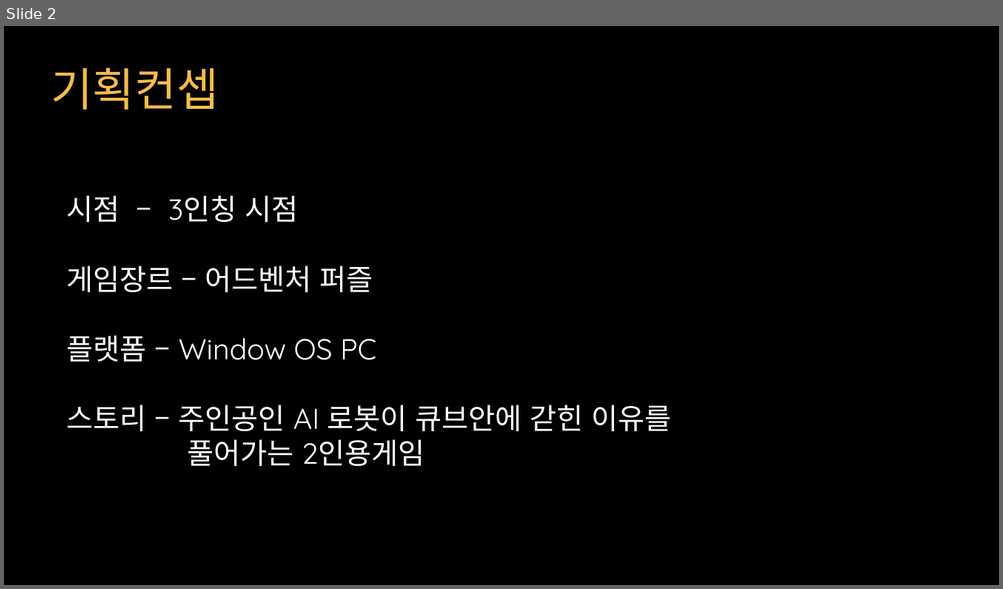
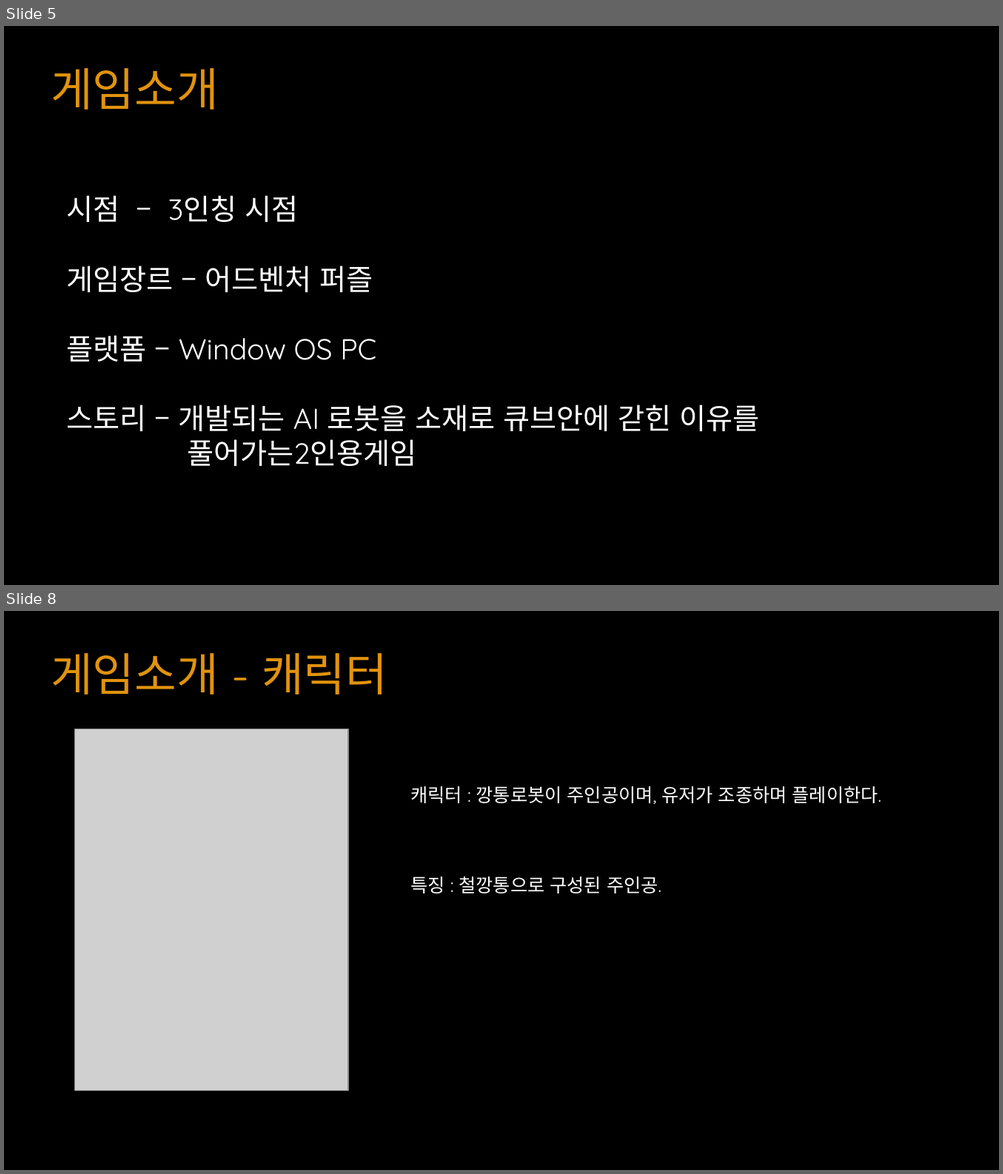
Before and after one commit to YKTeam/Room503, a slide deck: Document/Escape Cube(가제) ppt.pptx. Shown one above the other, each under a label of ours: slide 2 before the commit, slides 5 and 8 after it; the slides between them are not shown. The pictures are 1003x589 and 1003x1174 pixels, drawn with LibreOffice and Linux fonts; fonts in the diff are those of the drawing; grey boxes stand for pictures. Boxes give left, top, right and bottom in pixels: in the first picture for what was removed or moved away, otherwise in the second. Text is boxed around its words. In the diff, an @@ line names an element or a change of style, - is before the commit and + after.

```diff
--- a/Document/Escape Cube(가제) ppt.pptx
+++ b/Document/Escape Cube(가제) ppt.pptx
@@ slide 8 added at (x1=4, y1=611, x2=999, y2=1170), background #000000 @@
@@ text added at (x1=51, y1=653, x2=387, y2=695), 44 pt, text #E1930E @@
+게임소개 - 캐릭터
@@ picture added at (x1=74, y1=729, x2=348, y2=1091) @@
@@ text added at (x1=411, y1=786, x2=881, y2=804), 18 pt, text #FFFFFF @@
+캐릭터 : 깡통로봇이 주인공이며, 유저가 조종하며 플레이한다.
@@ text added at (x1=411, y1=877, x2=661, y2=894), 18 pt, text #FFFFFF @@
+특징 : 철깡통으로 구성된 주인공.
@@ what was slide 2 is now slide 5 @@
@@ slide 5 changed as well @@
@@ text at (x1=51, y1=68, x2=219, y2=110): text changed; text colour #F5BC4B to #E1930E @@
-기획컨셉
+게임소개
@@ text at (x1=67, y1=405, x2=760, y2=466): text changed @@
-스토리 – 주인공인 AI 로봇이 큐브안에 갇힌 이유를
-풀어가는 2인용게임
+스토리 – 개발되는 AI 로봇을 소재로 큐브안에 갇힌 이유를
+풀어가는2인용게임
```
Also in this commit, not shown: 1 other slide changed, 10 other slides added, 2 slides removed.
